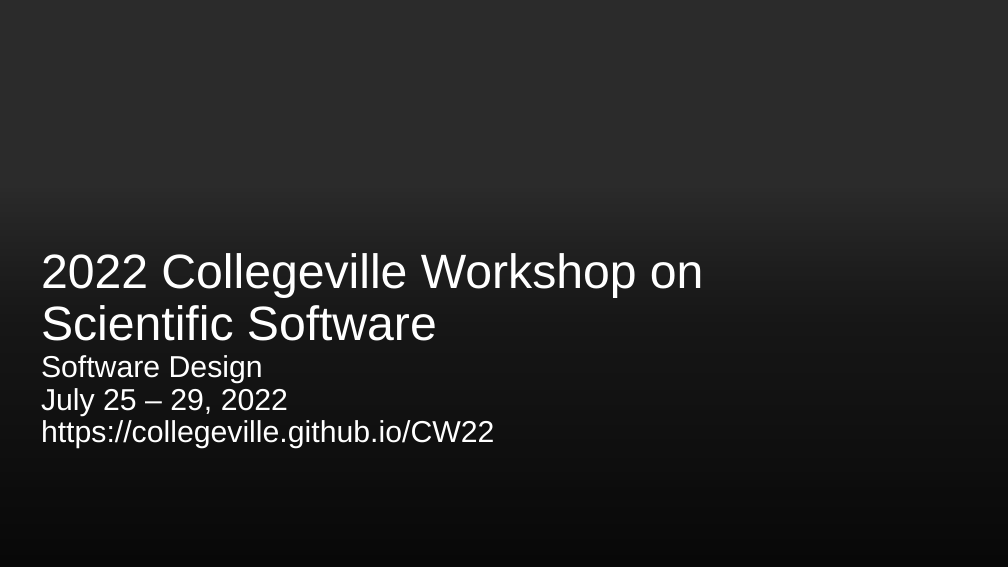
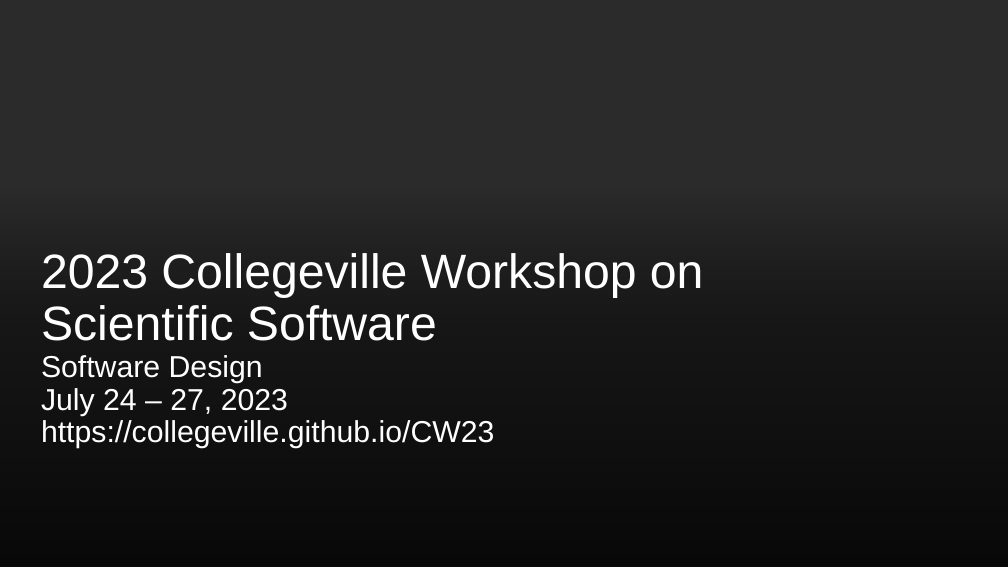
Before and after one commit to Collegeville/CW23, a slide deck: slide 1 of assets/Collegeville23WorkshopImages.pptx. Drawn at 1008x567 pixels with LibreOffice and Linux fonts; fonts in the diff are those of the drawing; background and template pictures are left out; a plain dark background stands for a picture behind light text. Boxes give left, top, right and bottom in pixels: in the first picture for what was removed or moved away, otherwise in the second. Text is boxed around its words. In the diff, an @@ line names an element or a change of style, - is before the commit and + after.

```diff
--- a/assets/Collegeville23WorkshopImages.pptx
+++ b/assets/Collegeville23WorkshopImages.pptx
@@ title at box(41, 253, 704, 448): text changed @@
-2022 Collegeville Workshop on Scientific Software
-Software Design
-July 25 – 29, 2022
-https://collegeville.github.io/CW22
+2023 Collegeville Workshop on Scientific Software
+Software Design
+July 24 – 27, 2023
+https://collegeville.github.io/CW23
```
Also in this commit, not shown: 1 other slide changed, 3 other files.
